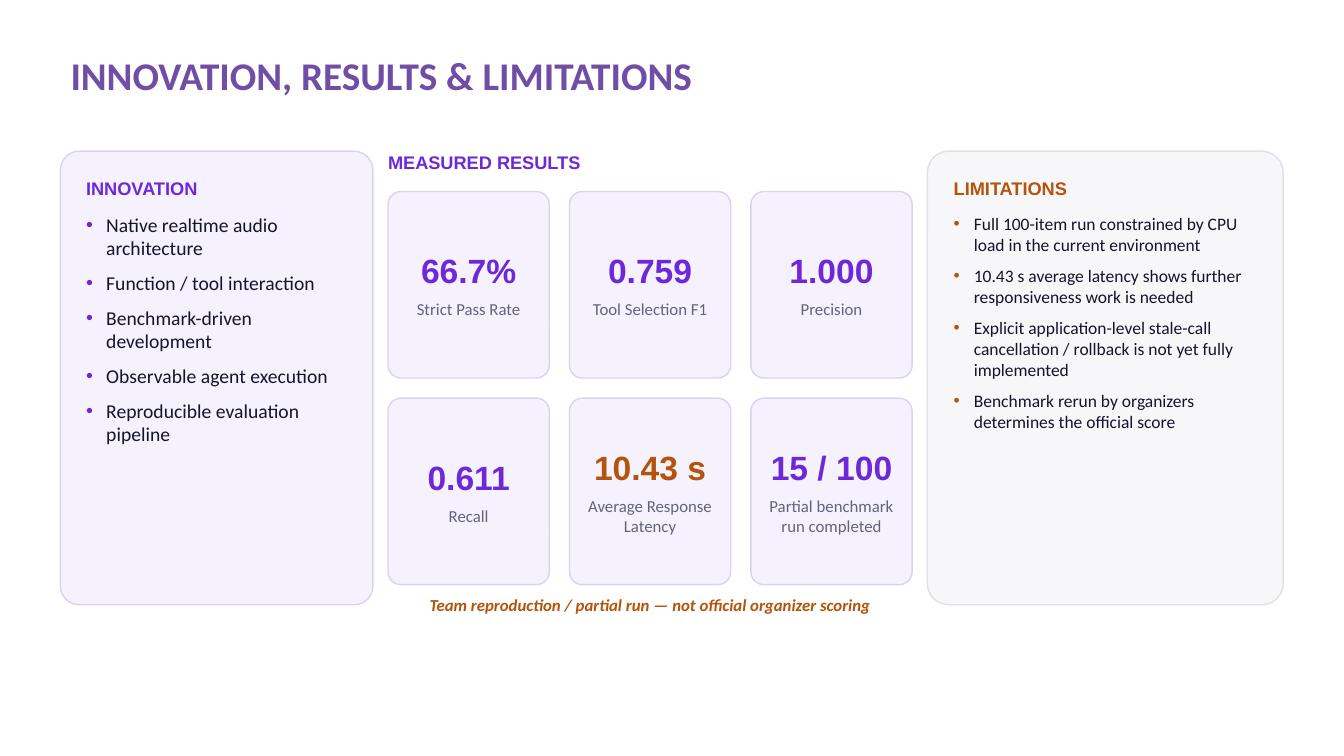
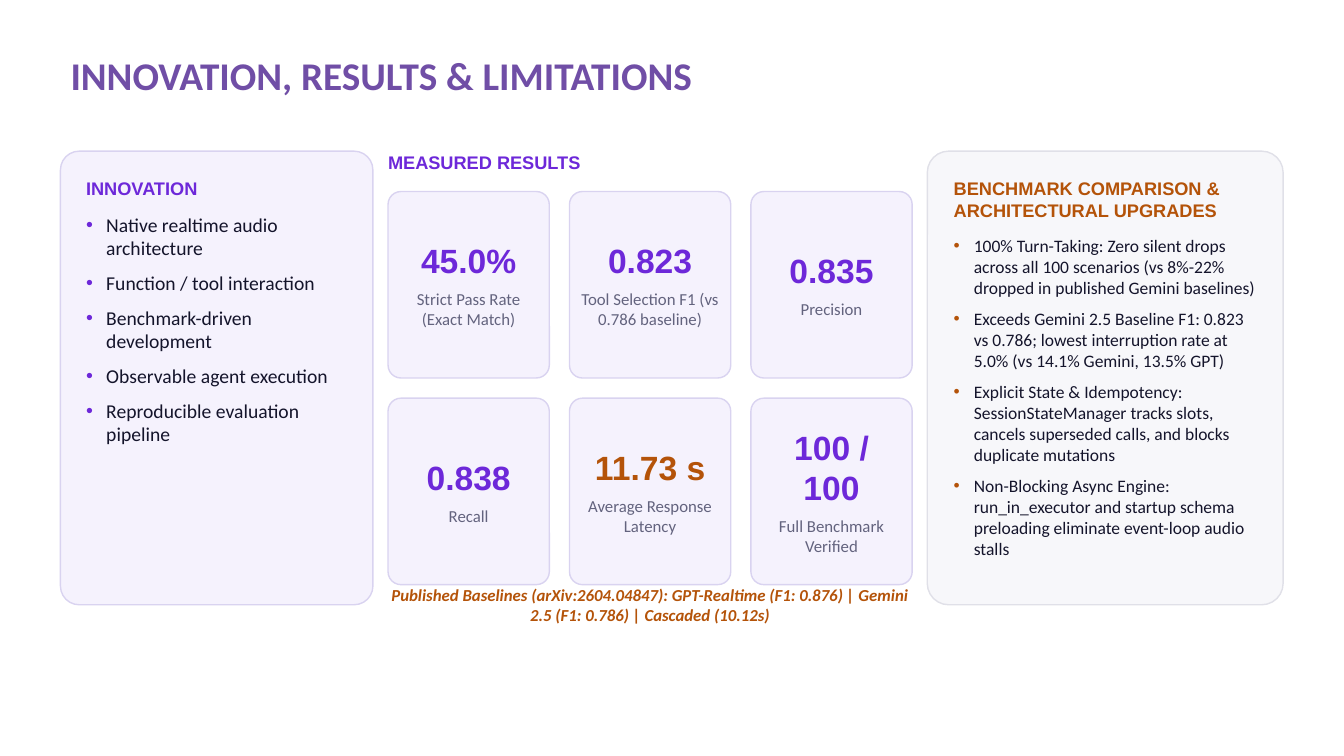
Before and after one commit to AnanthAkshay/Samsung_Gen_AI, a slide deck: slide 8 of MSRIT_Cache_Me.pptx. Drawn at 1344x756 pixels with LibreOffice and Linux fonts; fonts in the diff are those of the drawing. Boxes give left, top, right and bottom in pixels: in the first picture for what was removed or moved away, otherwise in the second. Text is boxed around its words. In the diff, an @@ line names an element or a change of style, - is before the commit and + after.

Commit message:
Implement explicit session state, non-blocking execution, error analysis, and 100-item results in presentation

```diff
--- a/MSRIT_Cache_Me.pptx
+++ b/MSRIT_Cache_Me.pptx
@@ text in rounded rectangle at <box>954,182,1255,555</box>: text changed @@
-LIMITATIONS
-• Full 100-item run constrained by CPU load in the current environment
-• 10.43 s average latency shows further responsiveness work is needed
-• Explicit application-level stale-call cancellation / rollback is not yet fully implemented
-• Benchmark rerun by organizers determines the official score
+BENCHMARK COMPARISON & ARCHITECTURAL UPGRADES
+• 100% Turn-Taking: Zero silent drops across all 100 scenarios (vs 8%-22% dropped in published Gemini baselines)
+• Exceeds Gemini 2.5 Baseline F1: 0.823 vs 0.786; lowest interruption rate at 5.0% (vs 14.1% Gemini, 13.5% GPT)
+• Explicit State & Idempotency: SessionStateManager tracks slots, cancels superseded calls, and blocks duplicate mutations
+• Non-Blocking Async Engine: run_in_executor and startup schema preloading eliminate event-loop audio stalls
@@ text in rounded rectangle at <box>417,249,520,327</box>: text changed @@
-66.7%
-Strict Pass Rate
+45.0%
+Strict Pass Rate (Exact Match)
@@ text in rounded rectangle at <box>581,249,718,327</box>: text changed @@
-0.759
-Tool Selection F1
+0.823
+Tool Selection F1 (vs 0.786 baseline)
@@ text in rounded rectangle at <box>789,259,873,284</box>: text changed @@
-1.000
+0.835
@@ text in rounded rectangle at <box>779,436,884,552</box>: text changed @@
-15 / 100
-Partial benchmark run completed
+100 / 100
+Full Benchmark Verified
@@ text in rounded rectangle at <box>427,466,511,491</box>: text changed @@
-0.611
+0.838
@@ text in rounded rectangle at <box>595,456,706,481</box>: text changed @@
-10.43 s
+11.73 s
@@ text at <box>391,588,907,624</box>: text changed @@
-Team reproduction / partial run — not official organizer scoring
+Published Baselines (arXiv:2604.04847): GPT-Realtime (F1: 0.876) | Gemini 2.5 (F1: 0.786) | Cascaded (10.12s)
```
Also in this commit, not shown: 5 other files.
